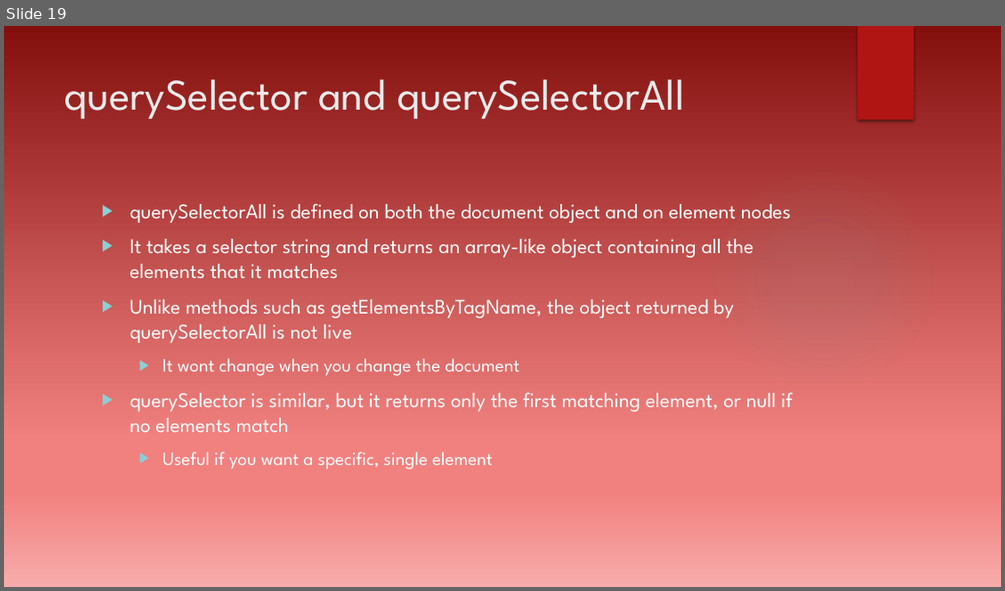
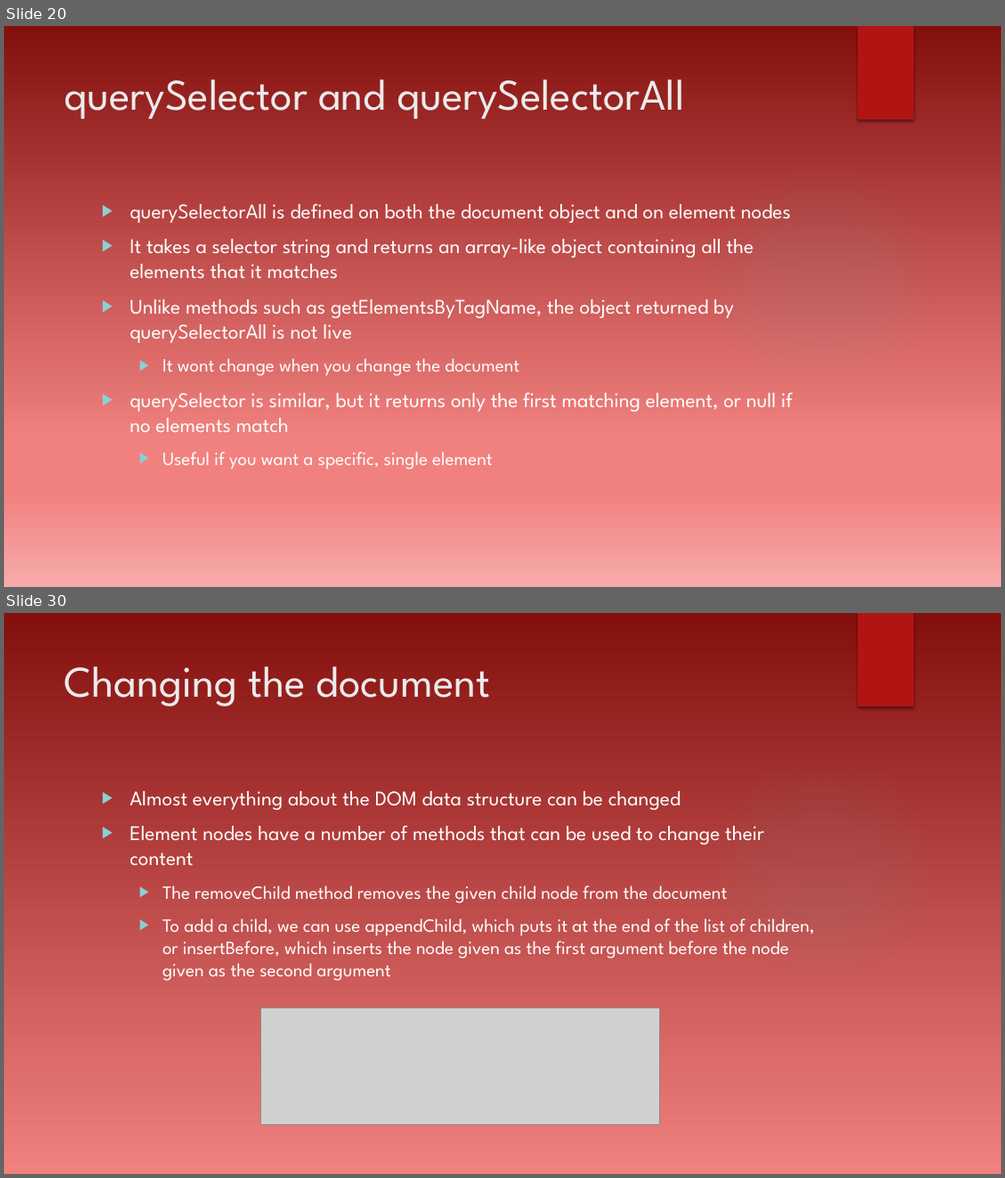
Before and after one commit to dtarvin/evening-work, a slide deck: document-object-model-presentation/Document Object Model.pptx. Shown one above the other, each under a label of ours: slide 19 before the commit, slides 20 and 30 after it; the slides between them are not shown. The pictures are 1005x591 and 1005x1178 pixels, drawn with LibreOffice and Linux fonts; fonts in the diff are those of the drawing; grey boxes stand for pictures; background and template pictures are left out. Boxes give left, top, right and bottom in pixels: in the first picture for what was removed or moved away, otherwise in the second. Text is boxed around its words. In the diff, an @@ line names an element or a change of style, - is before the commit and + after.

```diff
--- a/document-object-model-presentation/Document Object Model.pptx
+++ b/document-object-model-presentation/Document Object Model.pptx
@@ slide 30 added at (4,613,1001,1174), background gradient #84100E to #F1817F to #F6ABAA; not listed: 2 template elements that a slide beside it also shows @@
@@ title added at (65,666,491,706), 42 pt, text #EBEBEB @@
+Changing the document
@@ text added at (129,791,815,981), 18 pt, text #FFFFFF @@
+▶ Almost everything about the DOM data structure can be changed
+▶ Element nodes have a number of methods that can be used to change their content
+  ▶ The removeChild method removes the given child node from the document
+  ▶ To add a child, we can use appendChild, which puts it at the end of the list of children, or insertBefore, which inserts the node given as the first argument before the node given as the second argument
@@ picture added at (260,1008,659,1125) @@
@@ what was slide 19 is now slide 20 @@
```
Also in this commit, not shown: 1 slide changed, 15 other slides added.
